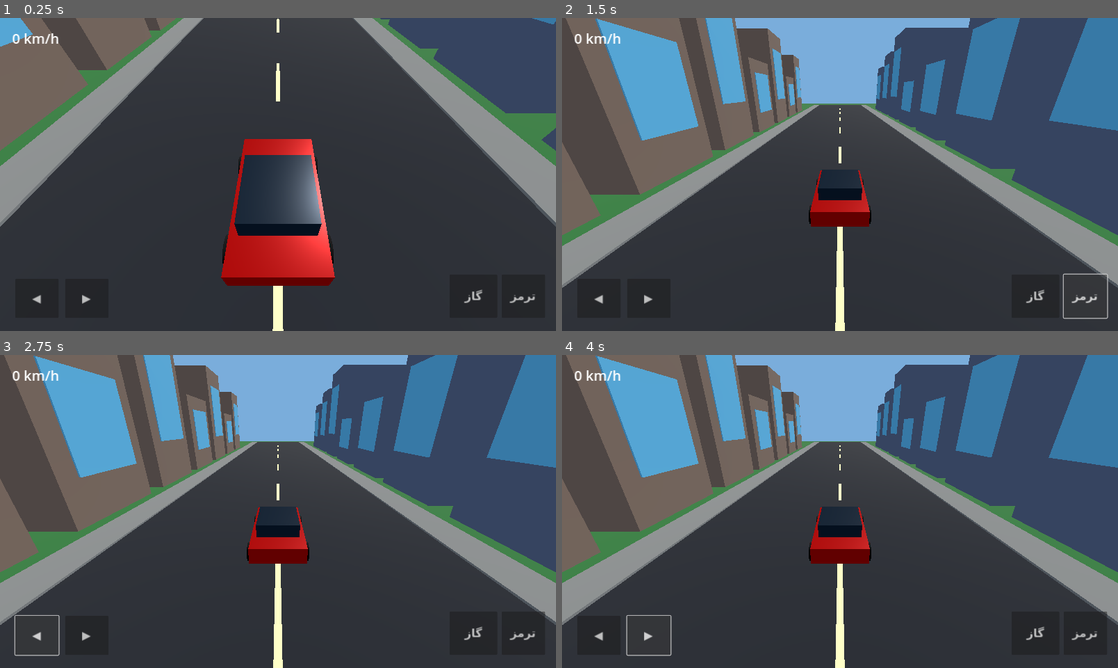
Above: before the commit, frames 1-4 (two rows, left to right).
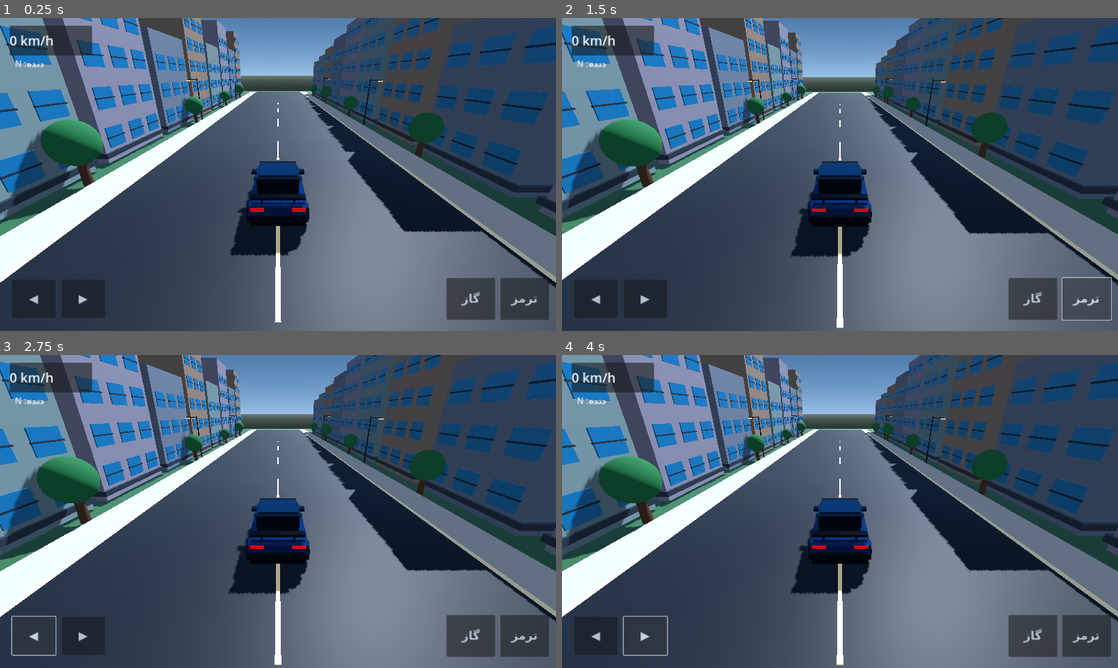
Above: after the commit, the same moments.

Repository: asefmnfdh/CHINOOCK-
Game: Godot game, scene res://Main.tscn
Same seed, same stepped clock (60 frames per second), same inputs: the game is played once before the commit and once after it.
Inputs:
- Up to frame 1 (0.25 s): no input
- Up to frame 2 (1.5 s): click "گاز" at 0.5 s; click "ترمز" at 1.25 s
- Up to frame 3 (2.75 s): click "◀" at 2 s
- Up to frame 4 (4 s): click "▶" at 2.75 s; tap Enter at 3.5 s; hold D from 3.53 s (still down)

The runs differ from the first frame. In frame 1, 81% of the frame differs, in the area x 0-100%, y 0-100%; in frame 2, 81%; in frame 3, 80%; in frame 4, 80%.

Commit message:
Upgrade CHINOOCK car model and city visuals

Diff:
--- a/main.gd
+++ b/main.gd
@@ -3,6 +3,7 @@
 var car: CharacterBody3D
 var camera: Camera3D
 var speed_label: Label
+var gear_label: Label
 var steer_left := false
 var steer_right := false
 var throttle := false
@@ -10,11 +11,11 @@
 var speed := 0.0
 var heading := 0.0
 
-const MAX_SPEED := 34.0
-const ACCEL := 18.0
-const BRAKE_POWER := 30.0
-const DRAG := 5.0
-const TURN_RATE := 1.65
+const MAX_SPEED := 42.0
+const ACCEL := 20.0
+const BRAKE_POWER := 34.0
+const DRAG := 4.5
+const TURN_RATE := 1.55
 
 func _ready() -> void:
 	_build_world()
@@ -22,104 +23,233 @@
 	_build_camera()
 	_build_ui()
 
+func _material(color: Color, metallic: float = 0.0, roughness: float = 0.55) -> StandardMaterial3D:
+	var mat := StandardMaterial3D.new()
+	mat.albedo_color = color
+	mat.metallic = metallic
+	mat.roughness = roughness
+	return mat
+
+func _visual_box(parent: Node3D, n: String, pos: Vector3, size: Vector3, color: Color, metallic: float = 0.0, roughness: float = 0.55) -> MeshInstance3D:
+	var mesh := MeshInstance3D.new()
+	mesh.name = n
+	var shape := BoxMesh.new()
+	shape.size = size
+	mesh.mesh = shape
+	mesh.material_override = _material(color, metallic, roughness)
+	mesh.position = pos
+	parent.add_child(mesh)
+	return mesh
+
+func _solid_box(n: String, pos: Vector3, size: Vector3, color: Color) -> void:
+	var body := StaticBody3D.new()
+	body.name = n
+	body.position = pos
+	var mesh := MeshInstance3D.new()
+	var shape_mesh := BoxMesh.new()
+	shape_mesh.size = size
+	mesh.mesh = shape_mesh
+	mesh.material_override = _material(color)
+	body.add_child(mesh)
+	var collision := CollisionShape3D.new()
+	var shape := BoxShape3D.new()
+	shape.size = size
+	collision.shape = shape
+	body.add_child(collision)
+	add_child(body)
+
 func _build_world() -> void:
 	var world_env := WorldEnvironment.new()
 	var env := Environment.new()
 	env.background_mode = Environment.BG_SKY
+	var sky := Sky.new()
+	var sky_mat := ProceduralSkyMaterial.new()
+	sky_mat.sky_top_color = Color(0.12, 0.30, 0.53)
+	sky_mat.sky_horizon_color = Color(0.60, 0.76, 0.91)
+	sky_mat.ground_bottom_color = Color(0.12, 0.16, 0.14)
+	sky_mat.ground_horizon_color = Color(0.42, 0.49, 0.48)
+	sky.sky_material = sky_mat
+	env.sky = sky
 	env.ambient_light_source = Environment.AMBIENT_SOURCE_COLOR
 	env.ambient_light_color = Color(0.72, 0.78, 0.88)
-	env.ambient_light_energy = 0.8
+	env.ambient_light_energy = 0.85
 	world_env.environment = env
 	add_child(world_env)
 
 	var sun := DirectionalLight3D.new()
 	sun.rotation_degrees = Vector3(-48, -30, 0)
-	sun.light_energy = 1.2
+	sun.light_energy = 1.25
+	sun.shadow_enabled = true
 	add_child(sun)
 
-	_box("Ground", Vector3(0, -0.6, 0), Vector3(240, 1, 240), Color(0.18, 0.42, 0.20))
-	_box("Road", Vector3(0, -0.02, 0), Vector3(16, 0.12, 220), Color(0.12, 0.13, 0.15))
-	for z in range(-100, 110, 12):
-		_box("LaneMark", Vector3(0, 0.06, z), Vector3(0.22, 0.025, 5), Color(0.95, 0.9, 0.65))
-	_box("SidewalkL", Vector3(-9, 0.0, 0), Vector3(2, 0.25, 220), Color(0.48, 0.48, 0.46))
-	_box("SidewalkR", Vector3(9, 0.0, 0), Vector3(2, 0.25, 220), Color(0.48, 0.48, 0.46))
-
-	for i in range(22):
-		var z := -100.0 + i * 9.0
-		var h1 := 8.0 + float((i * 7) % 9)
-		var h2 := 7.0 + float((i * 5) % 11)
-		_box("BuildingL", Vector3(-17, h1 / 2.0, z), Vector3(12, h1, 7), Color(0.34, 0.39, 0.48))
-		_box("BuildingR", Vector3(17, h2 / 2.0, z - 4), Vector3(12, h2, 7), Color(0.48, 0.40, 0.34))
-		_box("WindowStripL", Vector3(-10.88, h1 * 0.55, z), Vector3(0.08, h1 * 0.55, 4.8), Color(0.35, 0.68, 0.82))
-		_box("WindowStripR", Vector3(10.88, h2 * 0.55, z - 4), Vector3(0.08, h2 * 0.55, 4.8), Color(0.35, 0.68, 0.82))
-
-func _box(n: String, pos: Vector3, size: Vector3, color: Color) -> void:
-	var body := StaticBody3D.new()
-	body.name = n
-	body.position = pos
-	var mesh := MeshInstance3D.new()
-	var box := BoxMesh.new()
-	box.size = size
-	mesh.mesh = box
-	var mat := StandardMaterial3D.new()
-	mat.albedo_color = color
-	mesh.material_override = mat
-	body.add_child(mesh)
-	var shape := CollisionShape3D.new()
-	var box_shape := BoxShape3D.new()
-	box_shape.size = size
-	shape.shape = box_shape
-	body.add_child(shape)
-	add_child(body)
+	_solid_box("CityGround", Vector3(0, -0.65, 0), Vector3(260, 1, 260), Color(0.16, 0.31, 0.19))
+	_solid_box("AsphaltRoad", Vector3(0, -0.02, 0), Vector3(17, 0.12, 240), Color(0.075, 0.085, 0.105))
+	_solid_box("SidewalkLeft", Vector3(-9.7, 0.0, 0), Vector3(2.2, 0.24, 240), Color(0.58, 0.60, 0.60))
+	_solid_box("SidewalkRight", Vector3(9.7, 0.0, 0), Vector3(2.2, 0.24, 240), Color(0.58, 0.60, 0.60))
+	_visual_box(self, "RoadEdgeLeft", Vector3(-8.55, 0.08, 0), Vector3(0.12, 0.08, 240), Color(0.88, 0.84, 0.68))
+	_visual_box(self, "RoadEdgeRight", Vector3(8.55, 0.08, 0), Vector3(0.12, 0.08, 240), Color(0.88, 0.84, 0.68))
+
+	for z in range(-112, 120, 12):
+		_visual_box(self, "CenterLine", Vector3(0, 0.065, z), Vector3(0.16, 0.025, 5.2), Color(1.0, 0.91, 0.62))
+
+	for i in range(24):
+		var z := -112.0 + float(i) * 9.5
+		var h_left := 9.0 + float((i * 7) % 8)
+		var h_right := 10.0 + float((i * 5) % 9)
+		var colors := [Color(0.31, 0.36, 0.43), Color(0.43, 0.37, 0.33), Color(0.34, 0.42, 0.44), Color(0.40, 0.40, 0.47)]
+		_build_building(-18.0, z, h_left, colors[i % colors.size()], i)
+		_build_building(18.0, z - 4.5, h_right, colors[(i + 2) % colors.size()], i + 3)
+		if i % 2 == 0:
+			_build_tree(-11.1, z + 2.5, 1.0 + float(i % 3) * 0.12)
+			_build_tree(11.1, z - 2.5, 1.0 + float((i + 1) % 3) * 0.12)
+		if i % 3 == 0:
+			_build_streetlight(-10.8, z - 5.0)
+			_build_streetlight(10.8, z - 1.0)
+
+func _build_building(x: float, z: float, h: float, wall_color: Color, seed: int) -> void:
+	var width := 11.5
+	var depth := 8.2
+	_visual_box(self, "ModernBuilding", Vector3(x, h * 0.5, z), Vector3(width, h, depth), wall_color, 0.12, 0.78)
+	var road_side := 1.0 if x < 0.0 else -1.0
+	var face_x := x + road_side * (width * 0.5 + 0.035)
+	var glass := _material(Color(0.12, 0.42, 0.61), 0.38, 0.18)
+	for floor_index in range(max(2, int(h / 2.8))):
+		var wy := 1.7 + float(floor_index) * 2.7
+		for col in range(3):
+			var wz := z - 2.7 + float(col) * 2.7
+			var window := MeshInstance3D.new()
+			var pane := BoxMesh.new()
+			pane.size = Vector3(0.07, 1.45, 1.75)
+			window.mesh = pane
+			window.material_override = glass
+			window.position = Vector3(face_x, wy, wz)
+			add_child(window)
+			_visual_box(self, "WindowFrame", Vector3(face_x + road_side * 0.045, wy, wz), Vector3(0.08, 0.09, 1.9), Color(0.10, 0.13, 0.17))
+	_visual_box(self, "BuildingCanopy", Vector3(x, 0.55, z), Vector3(width + 0.35, 0.35, depth + 0.35), Color(0.16, 0.19, 0.23), 0.25, 0.45)
+
+func _build_tree(x: float, z: float, scale_factor: float) -> void:
+	var trunk := MeshInstance3D.new()
+	var trunk_mesh := CylinderMesh.new()
+	trunk_mesh.top_radius = 0.16 * scale_factor
+	trunk_mesh.bottom_radius = 0.22 * scale_factor
+	trunk_mesh.height = 1.7 * scale_factor
+	trunk.mesh = trunk_mesh
+	trunk.material_override = _material(Color(0.25, 0.16, 0.10))
+	trunk.position = Vector3(x, 0.85 * scale_factor, z)
+	add_child(trunk)
+	var crown := MeshInstance3D.new()
+	var crown_mesh := SphereMesh.new()
+	crown_mesh.radius = 1.0 * scale_factor
+	crown_mesh.height = 2.0 * scale_factor
+	crown.mesh = crown_mesh
+	crown.material_override = _material(Color(0.10, 0.34, 0.19), 0.0, 0.9)
+	crown.position = Vector3(x, 2.0 * scale_factor, z)
+	add_child(crown)
+
+func _build_streetlight(x: float, z: float) -> void:
+	var pole := MeshInstance3D.new()
+	var pole_mesh := CylinderMesh.new()
+	pole_mesh.top_radius = 0.055
+	pole_mesh.bottom_radius = 0.09
+	pole_mesh.height = 5.5
+	pole.mesh = pole_mesh
+	pole.material_override = _material(Color(0.12, 0.15, 0.19), 0.65, 0.35)
+	pole.position = Vector3(x, 2.75, z)
+	add_child(pole)
+	var arm_dir := -1.0 if x < 0.0 else 1.0
+	_visual_box(self, "LampArm", Vector3(x + arm_dir * 0.65, 5.35, z), Vector3(1.35, 0.08, 0.08), Color(0.12, 0.15, 0.19), 0.6, 0.35)
+	var lamp := _visual_box(self, "StreetLamp", Vector3(x + arm_dir * 1.2, 5.22, z), Vector3(0.42, 0.13, 0.35), Color(1.0, 0.88, 0.57), 0.0, 0.2)
+	lamp.material_override.emission_enabled = true
+	lamp.material_override.emission = Color(1.0, 0.72, 0.35)
+	lamp.material_override.emission_energy_multiplier = 0.5
 
 func _build_car() -> void:
 	car = CharacterBody3D.new()
 	car.name = "PlayerCar"
-	car.position = Vector3(0, 0.8, 35)
+	car.position = Vector3(0, 0.82, 35)
 	add_child(car)
 
-	_car_part(Vector3(0, 0.15, 0), Vector3(2.2, 0.65, 4.2), Color(0.78, 0.04, 0.035))
-	_car_part(Vector3(0, 0.68, -0.25), Vector3(1.75, 0.7, 2.0), Color(0.10, 0.16, 0.22))
-	for x in [-1.12, 1.12]:
-		for z in [-1.35, 1.35]:
+	# Low, wide sports-car chassis and sculpted body.
+	_visual_box(car, "LowerChassis", Vector3(0, 0.02, 0), Vector3(2.12, 0.42, 4.45), Color(0.025, 0.035, 0.05), 0.65, 0.3)
+	_visual_box(car, "SportsBody", Vector3(0, 0.28, 0), Vector3(2.28, 0.55, 4.25), Color(0.025, 0.24, 0.48), 0.82, 0.2)
+	_visual_box(car, "FrontHood", Vector3(0, 0.56, 1.22), Vector3(2.12, 0.16, 1.22), Color(0.035, 0.31, 0.62), 0.78, 0.2)
+	_visual_box(car, "RearDeck", Vector3(0, 0.55, -1.48), Vector3(2.08, 0.15, 0.78), Color(0.025, 0.20, 0.42), 0.78, 0.22)
+	_visual_box(car, "Cabin", Vector3(0, 0.91, -0.12), Vector3(1.72, 0.78, 2.05), Color(0.035, 0.055, 0.085), 0.55, 0.18)
+	_visual_box(car, "Roof", Vector3(0, 1.32, -0.22), Vector3(1.62, 0.13, 1.48), Color(0.025, 0.20, 0.37), 0.75, 0.18)
+
+	# Panoramic front and rear glass.
+	_visual_box(car, "Windshield", Vector3(0, 1.03, 0.83), Vector3(1.56, 0.48, 0.075), Color(0.035, 0.20, 0.29), 0.5, 0.12)
+	_visual_box(car, "RearGlass", Vector3(0, 1.02, -1.08), Vector3(1.52, 0.43, 0.07), Color(0.035, 0.18, 0.27), 0.5, 0.12)
+	for side in [-1.0, 1.0]:
+		_visual_box(car, "SideWindow", Vector3(side * 0.875, 1.03, -0.15), Vector3(0.055, 0.43, 1.45), Color(0.055, 0.24, 0.34), 0.55, 0.14)
+		_visual_box(car, "DoorSill", Vector3(side * 1.12, 0.18, -0.05), Vector3(0.08, 0.18, 2.1), Color(0.012, 0.02, 0.03), 0.55, 0.28)
+		_visual_box(car, "Mirror", Vector3(side * 1.13, 0.87, 0.62), Vector3(0.24, 0.16, 0.30), Color(0.02, 0.10, 0.20), 0.7, 0.2)
+
+	# Front grille, bumper, headlights and rear lights.
+	_visual_box(car, "FrontBumper", Vector3(0, 0.12, 2.13), Vector3(2.22, 0.25, 0.18), Color(0.012, 0.018, 0.028), 0.5, 0.32)
+	_visual_box(car, "FrontGrille", Vector3(0, 0.34, 2.145), Vector3(0.72, 0.22, 0.035), Color(0.008, 0.012, 0.018), 0.15, 0.45)
+	for side in [-1.0, 1.0]:
+		var headlamp := _visual_box(car, "LEDHeadlight", Vector3(side * 0.78, 0.48, 2.14), Vector3(0.48, 0.15, 0.055), Color(0.82, 0.94, 1.0), 0.1, 0.15)
+		headlamp.material_override.emission_enabled = true
+		headlamp.material_override.emission = Color(0.65, 0.85, 1.0)
+		headlamp.material_override.emission_energy_multiplier = 0.65
+		var tail := _visual_box(car, "TailLight", Vector3(side * 0.78, 0.49, -2.14), Vector3(0.52, 0.13, 0.055), Color(0.9, 0.025, 0.02), 0.15, 0.2)
+		tail.material_override.emission_enabled = true
+		tail.material_override.emission = Color(1.0, 0.015, 0.01)
+		tail.material_override.emission_energy_multiplier = 0.6
+	_visual_box(car, "RearBumper", Vector3(0, 0.12, -2.15), Vector3(2.2, 0.24, 0.18), Color(0.012, 0.018, 0.028), 0.5, 0.32)
+	_visual_box(car, "RearSpoiler", Vector3(0, 0.91, -1.91), Vector3(2.05, 0.10, 0.32), Color(0.018, 0.035, 0.06), 0.72, 0.25)
+	for side in [-1.0, 1.0]:
+		_visual_box(car, "SpoilerSupport", Vector3(side * 0.62, 0.75, -1.82), Vector3(0.07, 0.28, 0.08), Color(0.02, 0.025, 0.035))
+
+	# Four detailed wheels with alloy rims.
+	for x in [-1.13, 1.13]:
+		for z in [-1.38, 1.38]:
 			var wheel := MeshInstance3D.new()
-			var cyl := CylinderMesh.new()
-			cyl.top_radius = 0.38
-			cyl.bottom_radius = 0.38
-			cyl.height = 0.22
-			wheel.mesh = cyl
+			wheel.name = "PerformanceTyre"
+			var tyre := CylinderMesh.new()
+			tyre.top_radius = 0.40
+			tyre.bottom_radius = 0.40
+			tyre.height = 0.24
+			wheel.mesh = tyre
 			wheel.rotation_degrees.z = 90
 			wheel.position = Vector3(x, -0.12, z)
-			var wm := StandardMaterial3D.new()
-			wm.albedo_color = Color(0.025, 0.025, 0.03)
-			wheel.material_override = wm
+			wheel.material_override = _material(Color(0.012, 0.014, 0.018), 0.05, 0.88)
 			car.add_child(wheel)
+			var rim := MeshInstance3D.new()
+			var rim_mesh := CylinderMesh.new()
+			rim_mesh.top_radius = 0.235
+			rim_mesh.bottom_radius = 0.235
+			rim_mesh.height = 0.255
+			rim.mesh = rim_mesh
+			rim.rotation_degrees.z = 90
+			rim.position = Vector3(x * 1.012, -0.12, z)
+			rim.material_override = _material(Color(0.55, 0.61, 0.68), 0.9, 0.22)
+			car.add_child(rim)
+			var hub := MeshInstance3D.new()
+			var hub_mesh := CylinderMesh.new()
+			hub_mesh.top_radius = 0.075
+			hub_mesh.bottom_radius = 0.075
+			hub_mesh.height = 0.27
+			hub.mesh = hub_mesh
+			hub.rotation_degrees.z = 90
+			hub.position = Vector3(x * 1.025, -0.12, z)
+			hub.material_override = _material(Color(0.04, 0.06, 0.08), 0.85, 0.2)
+			car.add_child(hub)
+
 	var collision := CollisionShape3D.new()
-	var cs := BoxShape3D.new()
-	cs.size = Vector3(2.1, 1.25, 4.0)
-	collision.shape = cs
+	var car_shape := BoxShape3D.new()
+	car_shape.size = Vector3(2.15, 1.35, 4.35)
+	collision.shape = car_shape
 	car.add_child(collision)
-
-func _car_part(pos: Vector3, size: Vector3, color: Color) -> void:
-	var mesh := MeshInstance3D.new()
-	var box := BoxMesh.new()
-	box.size = size
-	mesh.mesh = box
-	var mat := StandardMaterial3D.new()
-	mat.albedo_color = color
-	mat.metallic = 0.45
-	mat.roughness = 0.28
-	mesh.material_override = mat
-	mesh.position = pos
-	car.add_child(mesh)
 
 func _build_camera() -> void:
 	camera = Camera3D.new()
 	camera.current = true
-	camera.fov = 75
+	camera.fov = 70
 	add_child(camera)
-	camera.global_position = car.global_position + Vector3(0, 5, 10)
-	camera.look_at(car.global_position)
+	camera.global_position = car.global_position + Vector3(0, 5.2, -9.5)
+	camera.look_at(car.global_position + Vector3(0, 0.8, 0))
 
 func _build_ui() -> void:
 	var layer := CanvasLayer.new()
@@ -128,17 +258,27 @@
 	root.set_anchors_and_offsets_preset(Control.PRESET_FULL_RECT)
 	layer.add_child(root)
 
+	var speed_panel := PanelContainer.new()
+	speed_panel.position = Vector2(22, 18)
+	speed_panel.custom_minimum_size = Vector2(190, 68)
+	root.add_child(speed_panel)
 	speed_label = Label.new()
-	speed_label.position = Vector2(28, 24)
-	speed_label.add_theme_font_size_override("font_size", 32)
-	speed_label.add_theme_color_override("font_color", Color.WHITE)
+	speed_label.add_theme_font_size_override("font_size", 30)
+	speed_label.add_theme_color_override("font_color", Color(0.95, 0.98, 1.0))
 	speed_label.text = "0 km/h"
-	root.add_child(speed_label)
-
-	_make_button(root, "◀", Vector2(35, -120), Vector2(100, 90), "left")
-	_make_button(root, "▶", Vector2(150, -120), Vector2(100, 90), "right")
-	_make_button(root, "گاز", Vector2(-245, -130), Vector2(110, 100), "gas")
-	_make_button(root, "ترمز", Vector2(-125, -130), Vector2(100, 100), "brake")
+	speed_panel.add_child(speed_label)
+
+	gear_label = Label.new()
+	gear_label.position = Vector2(34, 91)
+	gear_label.add_theme_font_size_override("font_size", 20)
+	gear_label.add_theme_color_override("font_color", Color(0.88, 0.93, 1.0))
+	gear_label.text = "دنده: N"
+	root.add_child(gear_label)
+
+	_make_button(root, "◀", Vector2(28, -118), Vector2(100, 88), "left")
+	_make_button(root, "▶", Vector2(142, -118), Vector2(100, 88), "right")
+	_make_button(root, "گاز", Vector2(-252, -122), Vector2(112, 96), "gas")
+	_make_button(root, "ترمز", Vector2(-128, -122), Vector2(112, 96), "brake")
 
 func _make_button(root: Control, caption: String, offset: Vector2, button_size: Vector2, action: String) -> void:
 	var button := Button.new()
@@ -149,8 +289,8 @@
 	button.anchor_top = 1
 	button.anchor_bottom = 1
 	button.position = offset
-	button.add_theme_font_size_override("font_size", 26)
-	button.modulate = Color(1, 1, 1, 0.82)
+	button.add_theme_font_size_override("font_size", 27)
+	button.modulate = Color(0.88, 0.94, 1.0, 0.9)
 	root.add_child(button)
 	button.button_down.connect(func(): _set_action(action, true))
 	button.button_up.connect(func(): _set_action(action, false))
@@ -190,7 +330,17 @@
 	car.velocity.y = -1.0
 	car.move_and_slide()
 
-	var target := car.global_position + Vector3(0, 4.6, 0) - forward * 8.5
-	camera.global_position = camera.global_position.lerp(target, 1.0 - exp(-5.0 * delta))
-	camera.look_at(car.global_position + Vector3(0, 1.1, 0))
+	var target := car.global_position + Vector3(0, 5.0, 0) - forward * 9.2
+	camera.global_position = camera.global_position.lerp(target, 1.0 - exp(-4.5 * delta))
+	camera.look_at(car.global_position + Vector3(0, 1.0, 0))
 	speed_label.text = str(round(abs(speed) * 3.6)) + " km/h"
+	if abs(speed) < 0.5:
+		gear_label.text = "دنده: N"
+	elif abs(speed) < 12.0:
+		gear_label.text = "دنده: 1"
+	elif abs(speed) < 23.0:
+		gear_label.text = "دنده: 2"
+	elif abs(speed) < 34.0:
+		gear_label.text = "دنده: 3"
+	else:
+		gear_label.text = "دنده: 4"
